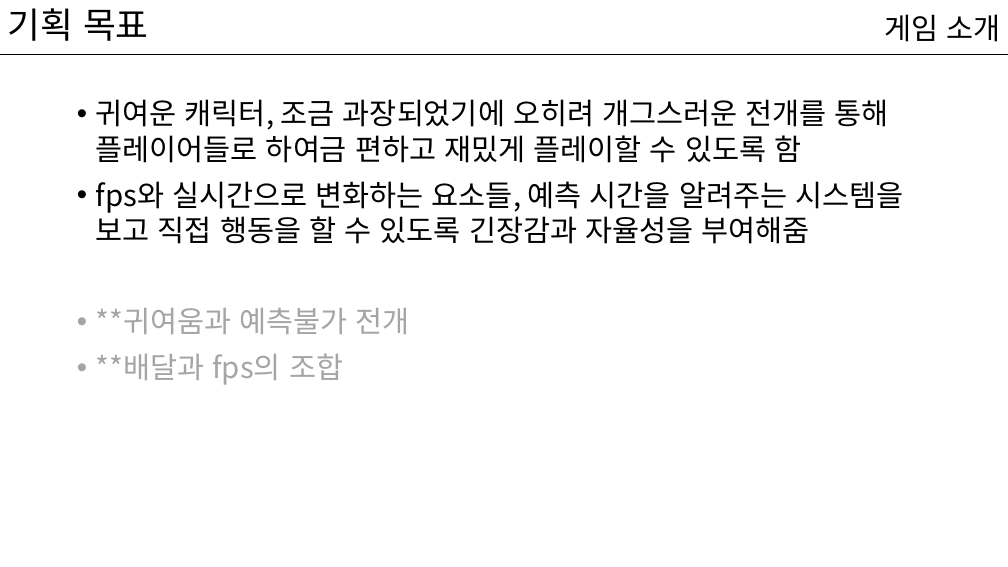
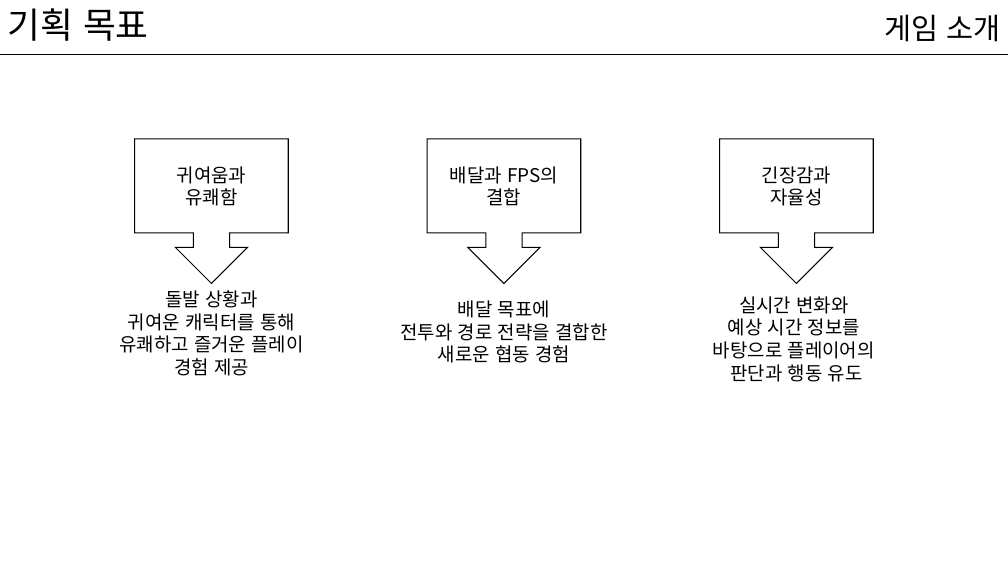
Before and after one commit to kwakyerin/2026_Graduation_Project, a slide deck: slide 6 of documents/HyunahKwon/design/designing/배트와 달트_기획서.pptx. Drawn at 1008x567 pixels with LibreOffice and Linux fonts; fonts in the diff are those of the drawing. Boxes give left, top, right and bottom in pixels: in the first picture for what was removed or moved away, otherwise in the second. Text is boxed around its words. In the diff, an @@ line names an element or a change of style, - is before the commit and + after.

```diff
--- a/documents/HyunahKwon/design/designing/배트와 달트_기획서.pptx
+++ b/documents/HyunahKwon/design/designing/배트와 달트_기획서.pptx
@@ text removed at <box>96,99,903,385</box> @@
-• 귀여운 캐릭터, 조금 과장되었기에 오히려 개그스러운 전개를 통해 플레이어들로 하여금 편하고 재밌게 플레이할 수 있도록 함
-• fps와 실시간으로 변화하는 요소들, 예측 시간을 알려주는 시스템을 보고 직접 행동을 할 수 있도록 긴장감과 자율성을 부여해줌
-• **귀여움과 예측불가 전개
-• **배달과 fps의 조합
@@ down arrow callout added at <box>135,139,288,284</box>, fill #FFFFFF, outline #000000 1 pt, 18 pt, text #000000 @@
+귀여움과
+유쾌함
@@ down arrow callout added at <box>427,139,581,284</box>, fill #FFFFFF, outline #000000 1 pt, 18 pt, text #000000 @@
+배달과 FPS의
+결합
@@ down arrow callout added at <box>720,139,873,284</box>, fill #FFFFFF, outline #000000 1 pt, 18 pt, text #000000 @@
+긴장감과
+자율성
@@ text added at <box>119,290,304,376</box>, 18 pt, text #000000 @@
+돌발 상황과
+귀여운 캐릭터를 통해
+유쾌하고 즐거운 플레이 경험 제공
@@ text added at <box>713,296,875,382</box>, 18 pt, text #000000 @@
+실시간 변화와
+예상 시간 정보를
+바탕으로 플레이어의
+판단과 행동 유도
@@ text added at <box>400,300,607,363</box>, 18 pt, text #000000 @@
+배달 목표에
+전투와 경로 전략을 결합한
+새로운 협동 경험
```
Also in this commit, not shown: 14 other slides changed, 1 slide added.
